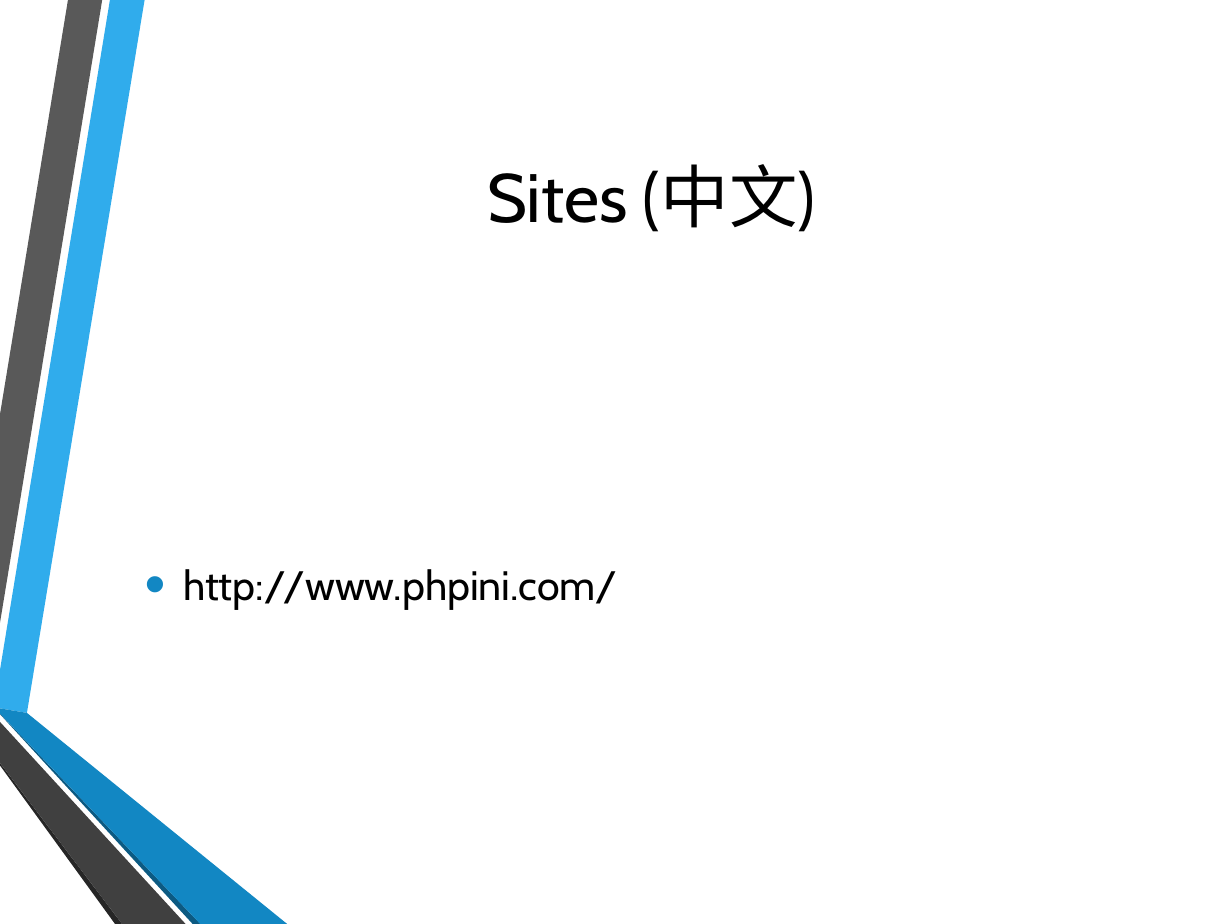
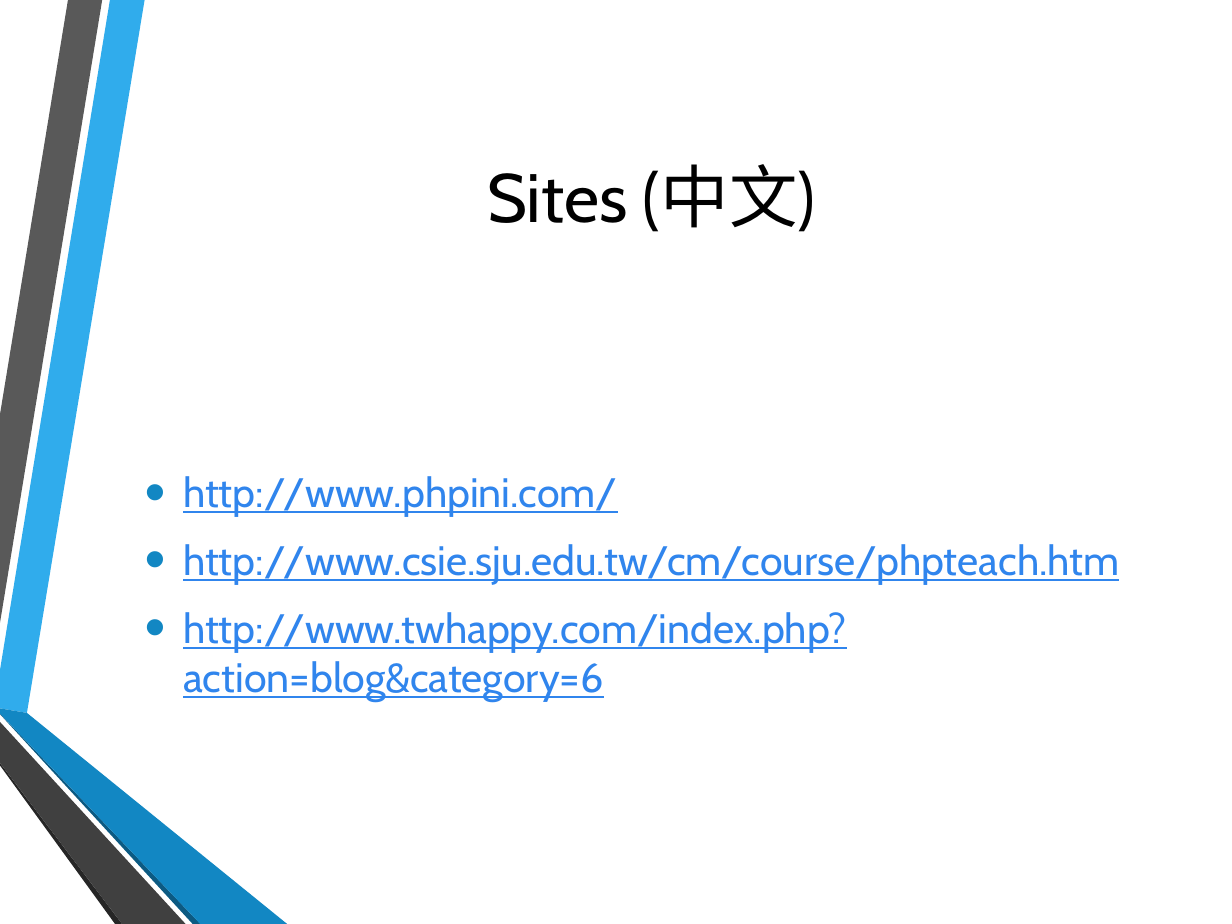
Before and after one commit to hatted/fevaworks-php, a slide deck: slide 51 of php-fw1/lesson1.pptx (slide 49 before the commit). Drawn at 1232x924 pixels with LibreOffice and Linux fonts; fonts in the diff are those of the drawing; background and template pictures are left out. Boxes give left, top, right and bottom in pixels: in the first picture for what was removed or moved away, otherwise in the second. Text is boxed around its words. In the diff, an @@ line names an element or a change of style, - is before the commit and + after.

```diff
--- a/php-fw1/lesson1.pptx
+++ b/php-fw1/lesson1.pptx
@@ text at (183,476,617,517): text colour #000000 to #3085ED, underline on in "http://www.phpini.com/" @@
@@ text at (183,544,1119,702): paragraphs added @@
+• http://www.csie.sju.edu.tw/cm/course/phpteach.htm
+• http://www.twhappy.com/index.php?action=blog&category=6
```
Also in this commit, not shown: 1 other slide changed, 2 slides added, 8 other files.
